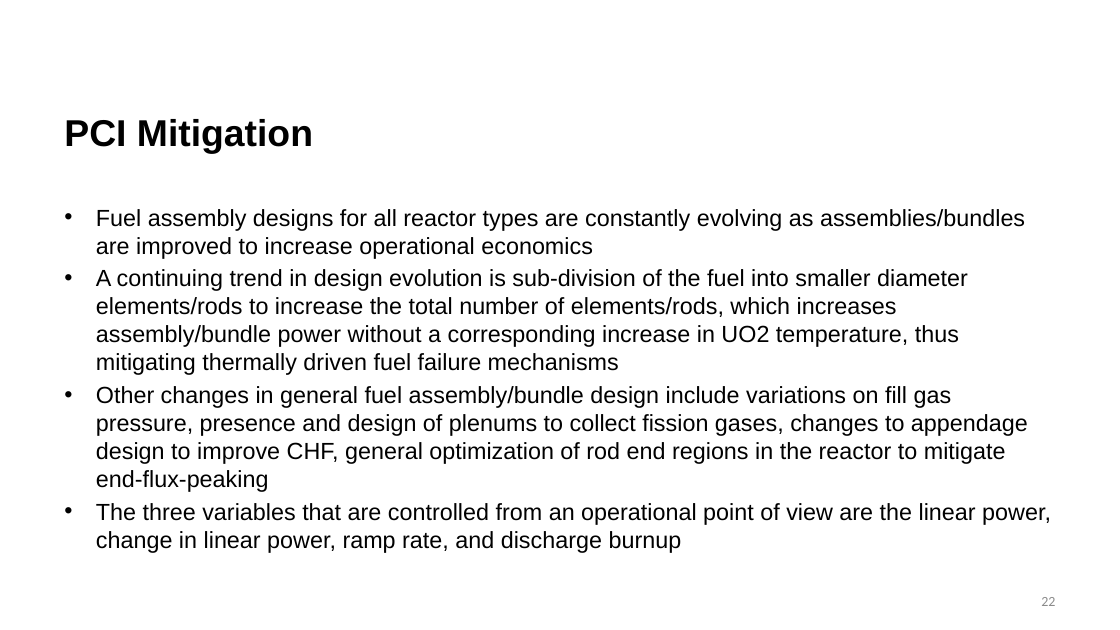
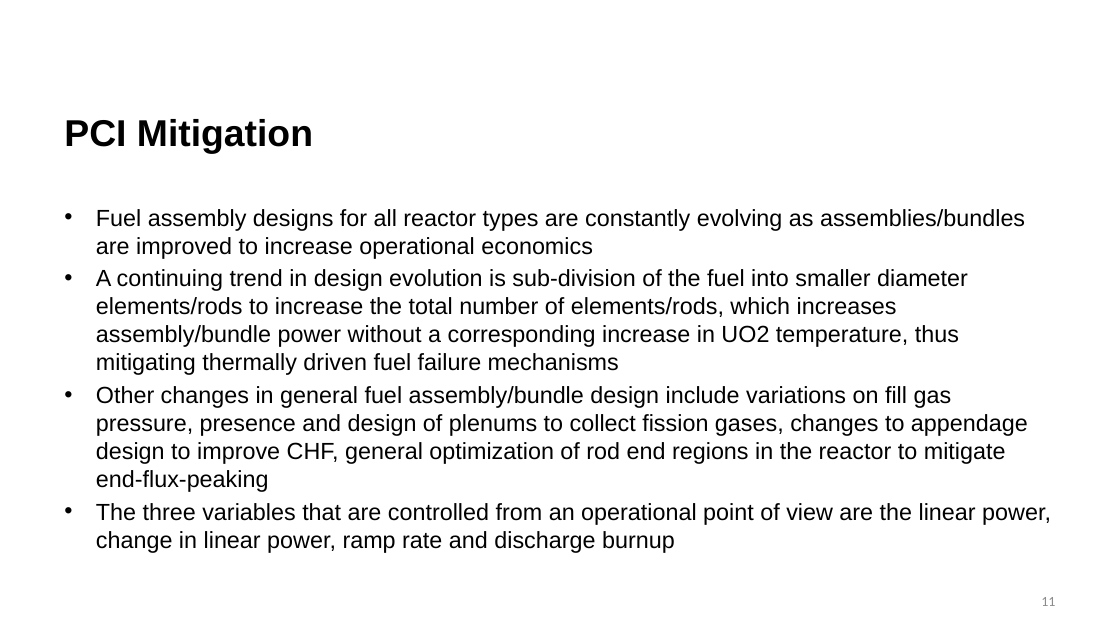
Before and after one commit to benbeeler/TEACHING, a slide deck: slide 11 of Nuclear_Fuel_Performance/NE533_Spring2026/Module3/Lec16_PCI.pptx (slide 22 before the commit). Drawn at 1120x630 pixels with LibreOffice and Linux fonts; fonts in the diff are those of the drawing; background and template pictures are left out. Boxes give left, top, right and bottom in pixels: in the first picture for what was removed or moved away, otherwise in the second. Text is boxed around its words. In the diff, an @@ line names an element or a change of style, - is before the commit and + after.

```diff
--- a/Nuclear_Fuel_Performance/NE533_Spring2026/Module3/Lec16_PCI.pptx
+++ b/Nuclear_Fuel_Performance/NE533_Spring2026/Module3/Lec16_PCI.pptx
@@ text at box(96, 503, 1051, 553): text changed @@
-• The three variables that are controlled from an operational point of view are the linear power, change in linear power, ramp rate, and discharge burnup
+• The three variables that are controlled from an operational point of view are the linear power, change in linear power, ramp rate and discharge burnup
@@ page number at box(1041, 597, 1055, 606): text changed @@
-22
+11
```
Also in this commit, not shown: 5 other slides changed, 1 slide added, 14 slides removed, 5 other files.
